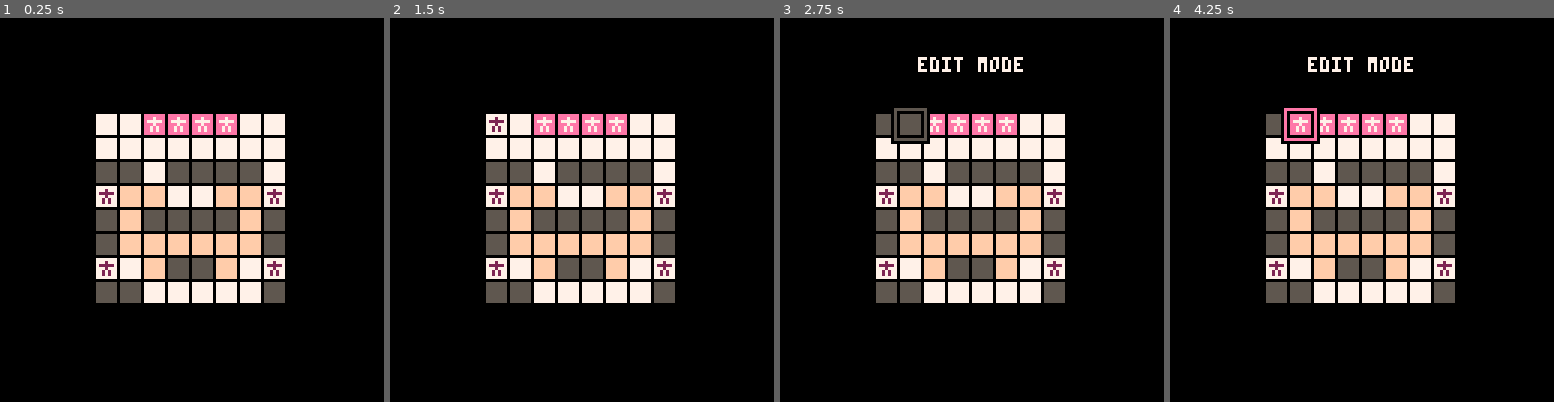
Above: before the commit, frames 1-4 (left to right).
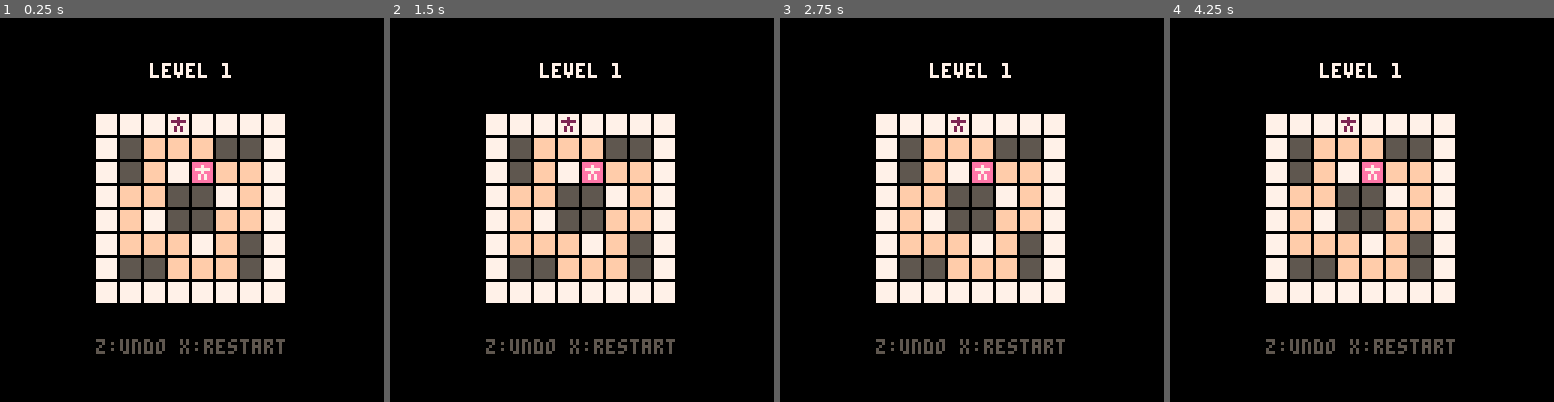
Above: after the commit, the same moments.

Repository: taylordolan/three_sokoban_levels
Game: PICO-8 cartridge three_sokoban_levels.p8
The game is run twice, just before and just after one commit, with the same random seed, the same clock (stepped at 60 frames per second) and the same inputs.
Inputs:
- Up to frame 1 (0.25 s): no input
- Up to frame 2 (1.5 s): tap X (X key) at 0.33, 1.07 s; tap O (Z key) at 0.7 s
- Up to frame 3 (2.75 s): hold Right 1.6-2.1 s; tap O (Z key) at 1.7, 2.1, 2.5 s; tap X (X key) at 1.85 s; hold Up 2.15-2.42 s; hold Right from 2.47 s (still down)
- Up to frame 4 (4.25 s): tap O (Z key) every 0.4 s from 2.9 to 4.1 s; tap X (X key) at 2.97, 4.08 s; release Right at 3.03 s; hold Left 3.08-3.58 s; hold Down 3.63-3.97 s; hold Right from 4.02 s (still down)

The runs differ from the first frame. In frame 1, 12% of the frame differs, in the area x 25-75%, y 11-88%; in frame 2, 12%; in frame 3, 13%, in the area x 25-75%, y 10-88%; in frame 4, 13%.

Commit message:
add level progression

Diff:
--- a/three_sokoban_levels.p8
+++ b/three_sokoban_levels.p8
@@ -3,11 +3,6 @@
 __lua__
 -- sokoban sketch
 -- coyboy
-
--- todo
--- [ ] do some sort of mapping of types to sprites?
--- [ ] allow multiple adjacent heroes to move in the expected way
--- [ ] undo feature
 
 -- board size
 rows = 8
@@ -29,9 +24,13 @@
 end
 
 -- global stuff
-blueprint = blueprint_from_sprite(008)
 history = {}
 goals = {}
+levels = {006, 007, 008}
+level_index = 1
+level_complete = false
+delay = 0
+blueprint = blueprint_from_sprite(levels[level_index])
 
 -- edit mode stuff
 edit_mode = false
@@ -64,7 +62,7 @@
 function _update60()
 
   if btnp(5) then
-    edit_mode = not edit_mode
+    -- edit_mode = not edit_mode
     history = {}
     build_board(blueprint)
   end
@@ -91,8 +89,15 @@
 
   -- play mode
   else
+    if delay > 0 then
+      delay -= 1
+    elseif level_complete then
+      level_index += 1
+      goals = {}
+      blueprint = blueprint_from_sprite(levels[level_index])
+      build_board(blueprint)
     -- undo
-    if btnp(4) and #history > 0 then
+    elseif btnp(4) and #history > 0 then
       undo()
     else
       for i = 1, 4 do
@@ -110,6 +115,10 @@
           end
         end
       end
+      level_complete = is_level_complete()
+      if level_complete then
+        delay = 60
+      end
     end
   end
 end
@@ -117,12 +126,14 @@
 function _draw()
   -- clear the screen
   cls()
+
   -- draw the floor
   for x = 1, cols do
 		for y = 1, rows do
 			spr(002, screen_x(x), screen_y(y))
 		end
 	end
+  -- edit mode stuff
   if edit_mode then
     for x = 1, cols do
       for y = 1, rows do
@@ -136,11 +147,15 @@
         spr(foo[color], screen_x(x), screen_y(y))
       end
     cursor:draw()
-    local message = "edit mode"
-    print(message, 64 - #message * 2, 13, 007)
+    local m = "edit mode"
+    print(m, 64 - #m * 2, 15, 007)
 	end
+  -- play mode stuff
   else
-    -- draw things
+    local m = level_complete and "nice!" or "level " .. level_index
+    print(m, 64 - #m * 2, 15, 007)
+    m = level_complete and "" or "z:undo x:restart"
+    print(m, 64 - #m * 2, 107, 005)
     for next in all(pieces) do
       next:draw()
     end
@@ -148,6 +163,16 @@
       next:draw()
     end
   end
+
+  -- draw grid
+  -- for x = -1, 128, 8 do
+  --   for y = -1, 128, 8 do
+  --     pset(x, y, 014)
+  --     pset(x+1, y, 014)
+  --     pset(x, y+1, 014)
+  --     pset(x+1, y+1, 014)
+  --   end
+  -- end
 end
 
 -- using `piece` as a thing that goes on the board
@@ -356,140 +381,140 @@
 end
 
 __gfx__
-000000000000000077777770fffffff055555550eeeeeee0777277772f27777577eeee7700000000000000000000000000000000000000000000000000000000
-000000000002000077777770fffffff055555550eee0eee075fff557f2f777577777777700000000000000000000000000000000000000000000000000000000
-007007000222220077777770fffffff055555550e00000e075f7eff72f2777775575555700000000000000000000000000000000000000000000000000000000
-000770000002000077777770fffffff055555550eee0eee07ff557f7777757772ff77ff200000000000000000000000000000000000000000000000000000000
-000770000020200077777770fffffff055555550ee0e0ee07f755ff7777577775f5555f500000000000000000000000000000000000000000000000000000000
-007007000020200077777770fffffff055555550ee0e0ee07fff7f5777777e7e5ffffff500000000000000000000000000000000000000000000000000000000
-000000000000000077777770fffffff055555550eeeeeee0755fff57757777e727f55f7200000000000000000000000000000000000000000000000000000000
-0000000000000000000000000000000000000000000000007777777757777e7e5577777500000000000000000000000000000000000000000000000000000000
-…(129 lines of a section not shown)…
+000000000000000077777770fffffff055555550eeeeeee07772777777eeee772f27777500000000000000000000000000000000000000000000000000000000
+000000000002000077777770fffffff055555550eee0eee075fff55777777777f2f7775700000000000000000000000000000000000000000000000000000000
+007007000222220077777770fffffff055555550e00000e075f7eff7557555572f27777700000000000000000000000000000000000000000000000000000000
+000770000002000077777770fffffff055555550eee0eee07ff557f72ff77ff27777577700000000000000000000000000000000000000000000000000000000
+000770000020200077777770fffffff055555550ee0e0ee07f755ff75f5555f57775777700000000000000000000000000000000000000000000000000000000
+007007000020200077777770fffffff055555550ee0e0ee07fff7f575ffffff577777e7e00000000000000000000000000000000000000000000000000000000
+000000000000000077777770fffffff055555550eeeeeee0755fff5727f55f72757777e700000000000000000000000000000000000000000000000000000000
+000000000000000000000000000000000000000000000000777777775577777557777e7e00000000000000000000000000000000000000000000000000000000
+…(129 lines of a section not shown)…
